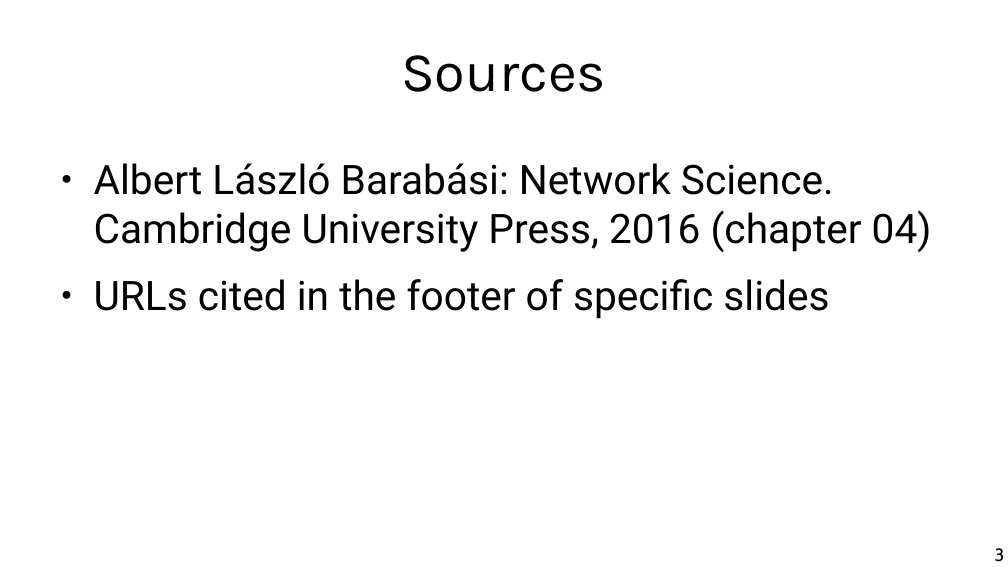
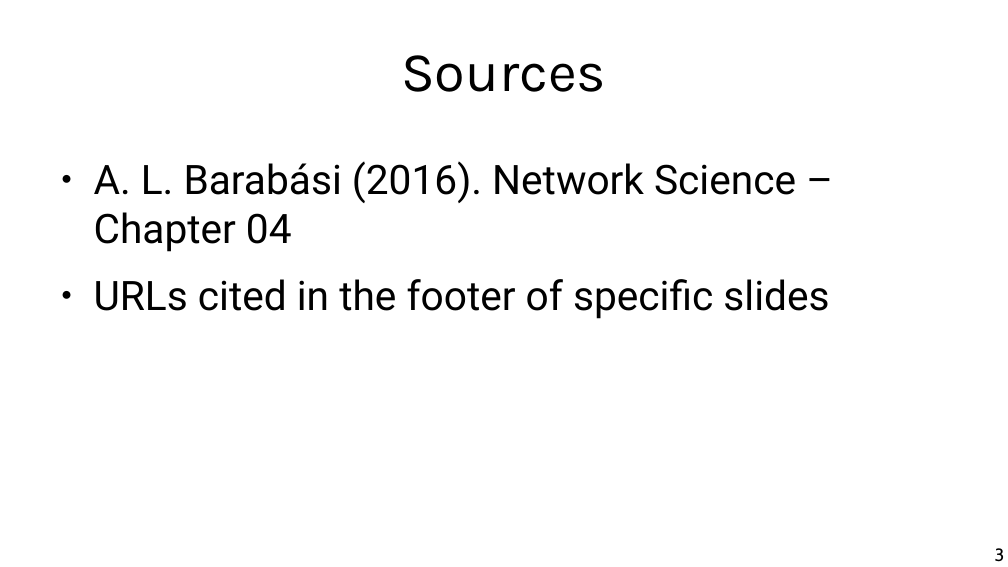
Before and after one commit to chatox/networks-science-course, a slide deck: slide 3 of theory/odp/tt13-scale_free_networks.odp. Drawn at 1008x567 pixels with LibreOffice and Linux fonts; fonts in the diff are those of the drawing. Boxes give left, top, right and bottom in pixels: in the first picture for what was removed or moved away, otherwise in the second. Text is boxed around its words. In the diff, an @@ line names an element or a change of style, - is before the commit and + after.

```diff
--- a/theory/odp/tt13-scale_free_networks.odp
+++ b/theory/odp/tt13-scale_free_networks.odp
@@ text at bbox=[94, 161, 796, 252]: text changed @@
-● Albert László Barabási: Network Science. Cambridge University Press, 2016 (chapter 04)
+● A. L. Barabási (2016). Network Science – Chapter 04
```
Also in this commit, not shown: 8 other slides changed, 7 other files.
